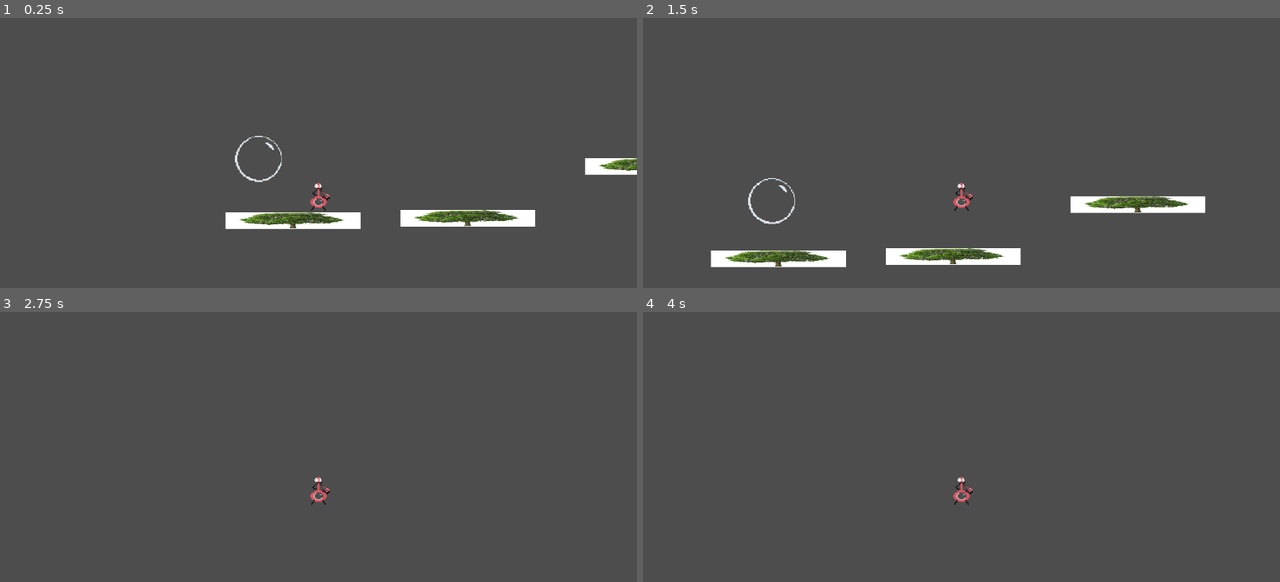
Above: before the commit, frames 1-4 (two rows, left to right).
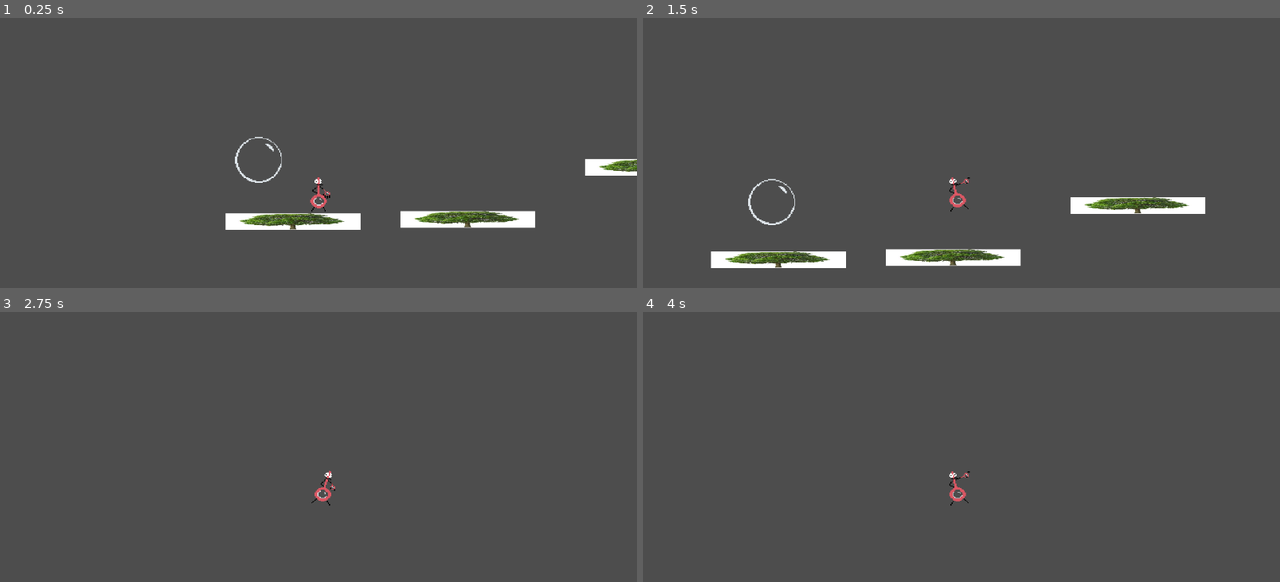
Above: after the commit, the same moments.

Repository: home-gamejam/global-gamejam-202501
Game: Godot game, scene res://main.tscn
Same seed, same stepped clock (60 frames per second), same inputs: the game is played once before the commit and once after it.
Inputs:
- Up to frame 1 (0.25 s): no input
- Up to frame 2 (1.5 s): tap Enter (ui_accept) at 0.5, 0.6, 0.77, 1.07, 1.35 s; hold Right (ui_right) from 0.53 s (still down)
- Up to frame 3 (2.75 s): tap Enter (ui_accept) at 1.52, 1.82, 2.1 s; release Right (ui_right) at 2.03 s; hold Left (ui_left) from 2.03 s (still down)
- Up to frame 4 (4 s): release Left (ui_left) at 2.78 s; hold Right (ui_right) from 2.78 s (still down); tap Enter (ui_accept) at 2.85, 3.02, 3.32, 3.6, 3.77 s

The runs differ from the first frame. In frame 1, 1.9% of the frame differs, in the area x 35-100%, y 43-79%; in frame 2, 2.3%, in the area x 10-89%, y 58-93%; in frame 3, 0.2%; in frame 4, 0.2%.

Commit message:
animations

Diff:
--- a/bubble/bubble boy.tscn
+++ b/bubble/bubble boy.tscn
@@ -6,15 +6,95 @@
 [sub_resource type="RectangleShape2D" id="RectangleShape2D_4j3m7"]
 size = Vector2(19, 31)
 
+[sub_resource type="Animation" id="Animation_hmmya"]
+resource_name = "waddle"
+length = 0.8
+loop_mode = 1
+step = 0.2
+tracks/0/type = "value"
+tracks/0/imported = false
+tracks/0/enabled = true
+tracks/0/path = NodePath("Sprite2D:frame")
+tracks/0/interp = 1
+tracks/0/loop_wrap = true
+tracks/0/keys = {
+"times": PackedFloat32Array(0, 0.2, 0.4, 0.6),
+"transitions": PackedFloat32Array(1, 1, 1, 1),
+"update": 1,
+"values": [1, 2, 3, 4]
+}
+
+[sub_resource type="Animation" id="Animation_v8eej"]
+length = 0.001
+tracks/0/type = "value"
+tracks/0/imported = false
+tracks/0/enabled = true
+tracks/0/path = NodePath("Sprite2D:frame")
+tracks/0/interp = 1
+tracks/0/loop_wrap = true
+tracks/0/keys = {
+"times": PackedFloat32Array(0),
+"transitions": PackedFloat32Array(1),
+"update": 1,
+"values": [0]
+}
+
+[sub_resource type="Animation" id="Animation_oex4d"]
+resource_name = "jump"
+length = 0.1
+step = 0.1
+tracks/0/type = "value"
+tracks/0/imported = false
+tracks/0/enabled = true
+tracks/0/path = NodePath("Sprite2D:frame")
+tracks/0/interp = 1
+tracks/0/loop_wrap = true
+tracks/0/keys = {
+"times": PackedFloat32Array(0),
+"transitions": PackedFloat32Array(1),
+"update": 1,
+"values": [5]
+}
+
+[sub_resource type="Animation" id="Animation_q5unh"]
+resource_name = "creation"
+length = 0.1
+step = 0.2
+tracks/0/type = "value"
+tracks/0/imported = false
+tracks/0/enabled = true
+tracks/0/path = NodePath("Sprite2D:frame")
+tracks/0/interp = 1
+tracks/0/loop_wrap = true
+tracks/0/keys = {
+"times": PackedFloat32Array(0),
+"transitions": PackedFloat32Array(1),
+"update": 1,
+"values": [6]
+}
+
+[sub_resource type="AnimationLibrary" id="AnimationLibrary_prkhg"]
+_data = {
+"RESET": SubResource("Animation_v8eej"),
+"creation": SubResource("Animation_q5unh"),
+"jump": SubResource("Animation_oex4d"),
+"waddle": SubResource("Animation_hmmya")
+}
+
 [node name="CharacterBody2D" type="CharacterBody2D"]
 script = ExtResource("1_ctl7h")
 
 [node name="Sprite2D" type="Sprite2D" parent="."]
-position = Vector2(-4.76837e-07, -0.5)
-scale = Vector2(0.918919, 0.645833)
+position = Vector2(0.148647, -3)
+scale = Vector2(0.92821, 0.791667)
 texture = ExtResource("2_0b750")
 hframes = 7
 
 [node name="CollisionShape2D" type="CollisionShape2D" parent="."]
-position = Vector2(1.5, 0)
+position = Vector2(1, 1)
 shape = SubResource("RectangleShape2D_4j3m7")
+
+[node name="AnimationPlayer" type="AnimationPlayer" parent="."]
+libraries = {
+"": SubResource("AnimationLibrary_prkhg")
+}
--- a/bubble/character_body_2d.gd
+++ b/bubble/character_body_2d.gd
@@ -3,6 +3,7 @@
 
 const SPEED = 150.0
 const JUMP_VELOCITY = -300.0
+@onready var animations = $AnimationPlayer
 
 
 func _physics_process(delta: float) -> void:
@@ -13,14 +14,17 @@
 	# Handle jump.
 	if Input.is_action_just_pressed("ui_accept") and is_on_floor():
 		velocity.y = JUMP_VELOCITY
+		animations.play("jump")
 
 	# Get the input direction and handle the movement/deceleration.
 	# As good practice, you should replace UI actions with custom gameplay actions.
 	var direction := Input.get_axis("ui_left", "ui_right")
 	if direction:
 		velocity.x = direction * SPEED
+		animations.play("waddle")
 	else:
 		velocity.x = move_toward(velocity.x, 0, SPEED)
+		animations.play("RESET")
 
 	move_and_slide()
 
Not shown: 1 places in bubble/bubble boy.tscn that only renumber resources
